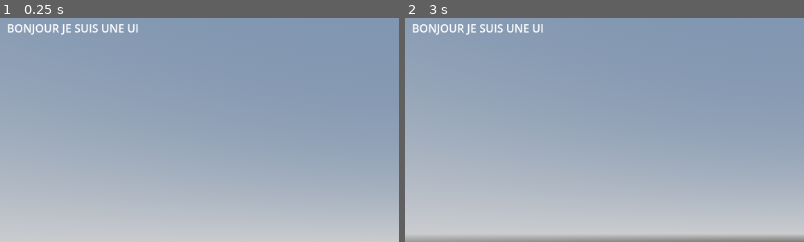
Above: before the commit, frames 1-2 (left to right).
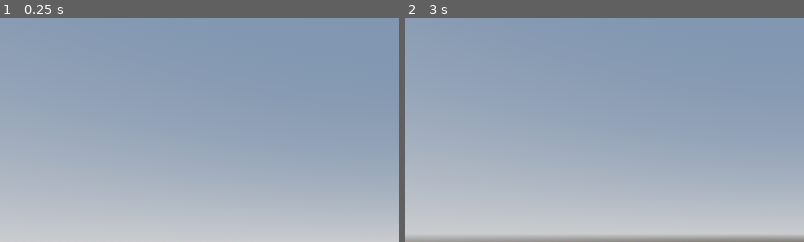
Above: after the commit, the same moments.

Repository: electron35/game-jam-audacieuxses
Game: Godot game, scene res://Scenes/main_scene.tscn
Same seed, same stepped clock (60 frames per second), same inputs: the game is played once before the commit and once after it.
Inputs (mouse positions are % of the whole screen's width and height, from its top left):
- Up to frame 1 (0.25 s): no input
- Up to frame 2 (3 s): tap Enter (ui_accept) at 0.5, 0.77, 1.52, 2, 2.75 s; move the mouse to (55, 50) at 0.52 s; press the mouse at (55, 50) at 0.53 s; hold W (Forward) from 0.53 s (still down); move the mouse to (45, 50) at 1.27 s; release the mouse at (45, 50) at 1.28 s; click (45, 50) at 1.35 s; move the mouse to (52, 48) at 2.02 s; press the mouse at (52, 48) at 2.03 s; move the mouse to (49, 52) at 2.77 s; release the mouse at (49, 52) at 2.78 s; click (49, 52) at 2.85 s
The pictures show only the part of the screen within x 0-50%, y 0-50%; the shares and areas given below are measured in that part.

The runs differ from the first frame. In frame 1, 0.7% of the frame differs, in the area x 2-35%, y 2-8%; in frame 2, 0.7%.
Error before the commit: Parse Error: Preload file "uid://d0xy1i31wmho0" does not exist. (res://Scripts/global.gd:3)

Commit message:
Added Assets

Diff:
--- a/Resources/NPC/LeonMuffle.tres
+++ b/Resources/NPC/LeonMuffle.tres
@@ -1,12 +1,14 @@
 [gd_resource type="Resource" script_class="NPC_Data" load_steps=4 format=3 uid="uid://dnshr6f4nrqjl"]
 
-[ext_resource type="Texture2D" uid="uid://bl2wqc8m1dv1j" path="res://Assets/LEMANSPREADERSAD.png" id="1_5cv6q"]
-[ext_resource type="Script" uid="uid://dhoyjce7t6tul" path="res://Scripts/classes/NPC_Data.gd" id="1_y2h2w"]
-[ext_resource type="Texture2D" uid="uid://cury4jso1pwur" path="res://Assets/LEMANSPREADERHAPPY.png" id="2_o1ayt"]
+[ext_resource type="Texture2D" uid="uid://mgimertwk1be" path="res://Assets/Sprite/Muffle_crying.png" id="1_5cv6q"]
+[ext_resource type="Texture2D" uid="uid://vre36r1calvu" path="res://Assets/Sprite/Muffle_clean.png" id="2_o1ayt"]
+[ext_resource type="Script" uid="uid://dhoyjce7t6tul" path="res://Scripts/classes/npc_data.gd" id="3_j1cbr"]
 
 [resource]
-script = ExtResource("1_y2h2w")
+script = ExtResource("3_j1cbr")
 name = "Léon Muffle"
+strongChoice = "Oh c'est sympa d'être venu avec ta propre poubelle sur roue !"
+strongResponse = "Mais heu! C'est la voiture du futur je te ferais dire"
 UnarmedFace = ExtResource("2_o1ayt")
 HurtedFace = ExtResource("1_5cv6q")
 metadata/_custom_type_script = "uid://dhoyjce7t6tul"
--- /dev/null
+++ b/Resources/NPC/RascalProut.tres
@@ -0,0 +1,12 @@
+[gd_resource type="Resource" script_class="NPC_Data" load_steps=4 format=3 uid="uid://crdvxi0j4y5lr"]
+
+[ext_resource type="Script" uid="uid://dhoyjce7t6tul" path="res://Scripts/classes/npc_data.gd" id="1_k8n0x"]
+[ext_resource type="Texture2D" uid="uid://dhrubv0gfj4xm" path="res://Assets/Sprite/Prout_crying.png" id="1_n7kmv"]
+[ext_resource type="Texture2D" uid="uid://c4c3jea8y5foo" path="res://Assets/Sprite/Prout_clean.png" id="2_tcj3a"]
+
+[resource]
+script = ExtResource("1_k8n0x")
+name = "Rascal Prout"
+UnarmedFace = ExtResource("2_tcj3a")
+HurtedFace = ExtResource("1_n7kmv")
+metadata/_custom_type_script = "uid://dhoyjce7t6tul"
--- /dev/null
+++ b/Resources/dialog_list.tres
@@ -0,0 +1,33 @@
+[gd_resource type="Resource" script_class="DialogList" load_steps=7 format=3 uid="uid://d0xy1i31wmho0"]
+
+[ext_resource type="Script" uid="uid://cwx1i7qfsowx4" path="res://Scripts/classes/dialog_data.gd" id="1_pu1e3"]
+[ext_resource type="Script" uid="uid://tek1yyoln75s" path="res://Scripts/classes/dialog_list.gd" id="1_wblq2"]
+
+[sub_resource type="Resource" id="Resource_11j3o"]
+script = ExtResource("1_pu1e3")
+sentence = "La méritocratie est un mensonge aux services des riches !"
+answer = "Answer1"
+metadata/_custom_type_script = "uid://cwx1i7qfsowx4"
+
+[sub_resource type="Resource" id="Resource_pu1e3"]
+script = ExtResource("1_pu1e3")
+sentence = "C'est cool d'être venus à autant pour la lecture drag, on va bientôt commencer."
+answer = "Answer2"
+metadata/_custom_type_script = "uid://cwx1i7qfsowx4"
+
+[sub_resource type="Resource" id="Resource_fvqmc"]
+script = ExtResource("1_pu1e3")
+sentence = "Bah alors mon grand, c'est ton papa qui a choisit tes pronoms ?"
+answer = "Gné ?"
+metadata/_custom_type_script = "uid://cwx1i7qfsowx4"
+
+[sub_resource type="Resource" id="Resource_qsae8"]
+script = ExtResource("1_pu1e3")
+sentence = "I cast Taxation des dividendes"
+answer = "Tout mais pas ça !!!"
+metadata/_custom_type_script = "uid://cwx1i7qfsowx4"
+
+[resource]
+script = ExtResource("1_wblq2")
+list = Array[ExtResource("1_pu1e3")]([SubResource("Resource_11j3o"), SubResource("Resource_pu1e3"), SubResource("Resource_fvqmc"), SubResource("Resource_qsae8")])
+metadata/_custom_type_script = "uid://tek1yyoln75s"
--- a/Scenes/Entities/Interactible.tscn
+++ b/Scenes/Entities/Interactible.tscn
@@ -1,15 +1,17 @@
 [gd_scene load_steps=3 format=3 uid="uid://dxrip0m06ryj5"]
 
-[sub_resource type="BoxShape3D" id="BoxShape3D_prymr"]
+[ext_resource type="Texture2D" uid="uid://fkl6p7q0bg2c" path="res://Assets/Sprite/Item/BBQ_Viande.png" id="1_ttwp4"]
 
-[sub_resource type="BoxMesh" id="BoxMesh_3mdj1"]
+[sub_resource type="CapsuleShape3D" id="CapsuleShape3D_dmt2u"]
 
 [node name="Interactible" type="StaticBody3D"]
 collision_layer = 3
 collision_mask = 3
 
 [node name="CollisionShape3D" type="CollisionShape3D" parent="."]
-shape = SubResource("BoxShape3D_prymr")
+shape = SubResource("CapsuleShape3D_dmt2u")
 
-[node name="MeshInstance3D" type="MeshInstance3D" parent="."]
-mesh = SubResource("BoxMesh_3mdj1")
+[node name="Sprite3D" type="Sprite3D" parent="."]
+transform = Transform3D(0.09, 0, 0, 0, 0.09, 0, 0, 0, 0.09, 0, 0, 0)
+billboard = 2
+texture = ExtResource("1_ttwp4")
--- a/Scenes/Entities/NPC.tscn
+++ b/Scenes/Entities/NPC.tscn
@@ -2,7 +2,7 @@
 
 [ext_resource type="Script" uid="uid://dv132uidklika" path="res://Scripts/npc.gd" id="1_fo5tq"]
 [ext_resource type="Resource" uid="uid://dnshr6f4nrqjl" path="res://Resources/NPC/LeonMuffle.tres" id="2_xs5w8"]
-[ext_resource type="Texture2D" uid="uid://cury4jso1pwur" path="res://Assets/LEMANSPREADERHAPPY.png" id="3_7fgga"]
+[ext_resource type="Texture2D" uid="uid://vre36r1calvu" path="res://Assets/Sprite/Muffle_clean.png" id="3_4a2w1"]
 [ext_resource type="PackedScene" uid="uid://b8idyvf8u7ym" path="res://Scenes/speech.tscn" id="4_7fgga"]
 
 [sub_resource type="CapsuleShape3D" id="CapsuleShape3D_tdvfm"]
@@ -19,21 +19,25 @@
 data = ExtResource("2_xs5w8")
 
 [node name="CollisionShape3D" type="CollisionShape3D" parent="."]
+transform = Transform3D(1, 0, 0, 0, 1, 0, 0, 0, 1, 0, 1.0910784, 0)
 shape = SubResource("CapsuleShape3D_tdvfm")
 
+[node name="LookAtMe" type="Node3D" parent="CollisionShape3D"]
+transform = Transform3D(1, 0, 0, 0, 1, 0, 0, 0, 1, 0, 0.86817527, 0)
+
 [node name="Sprite3D" type="Sprite3D" parent="."]
-transform = Transform3D(0.36745763, 0, 0, 0, 0.36745763, 0, 0, 0, 1, 0, 0, 0)
+transform = Transform3D(0.07, 0, 0, 0, 0.07, 0, 0, 0, 0.07, 0, 1.0883192, 0)
 billboard = 2
-texture = ExtResource("3_7fgga")
+texture = ExtResource("3_4a2w1")
 
 [node name="Speech" parent="Sprite3D" instance=ExtResource("4_7fgga")]
-transform = Transform3D(2.7214022, 0, 0, 0, 2.7214022, 0, 0, 0, 1, 0, 3.0740104, 0)
-visible = false
+transform = Transform3D(6.821, 0, 0, 0, 6.821, 0, 0, 0, 2.507, 0, 14.414539, 0)
 centered = false
 texture = SubResource("ViewportTexture_7fgga")
 display_text = "default"
 
 [node name="InteractionArea" type="Area3D" parent="."]
+transform = Transform3D(1, 0, 0, 0, 1, 0, 0, 0, 1, 0, 1.079273, 0)
 collision_layer = 4
 collision_mask = 4
 
--- a/Scenes/Entities/player.tscn
+++ b/Scenes/Entities/player.tscn
@@ -34,19 +34,6 @@
 anchor_bottom = 0.053000003
 offset_right = -190.03201
 offset_bottom = -15.344002
-
-[node name="Label" type="Label" parent="Head/Camera3D/UIControl"]
-layout_mode = 1
-anchors_preset = -1
-anchor_left = 0.41300002
-anchor_top = 0.14
-anchor_right = 0.578
-anchor_bottom = 0.17600001
-offset_left = 0.2239685
-offset_top = 0.13999939
-offset_right = 0.14398193
-offset_bottom = -0.22400665
-text = "BONJOUR JE SUIS UNE UI"
 
 [node name="DialogBox" type="Control" parent="Head/Camera3D/UIControl"]
 layout_mode = 1
--- a/Scenes/main_scene.tscn
+++ b/Scenes/main_scene.tscn
@@ -1,8 +1,9 @@
-[gd_scene load_steps=7 format=3 uid="uid://rmv8sxhmdkni"]
+[gd_scene load_steps=8 format=3 uid="uid://rmv8sxhmdkni"]
 
 [ext_resource type="PackedScene" uid="uid://d4a3t8yuyh307" path="res://Scenes/Entities/player.tscn" id="1_52fb6"]
 [ext_resource type="PackedScene" uid="uid://dxrip0m06ryj5" path="res://Scenes/Entities/Interactible.tscn" id="2_6l7je"]
 [ext_resource type="PackedScene" uid="uid://cic1yiqgeesod" path="res://Scenes/Entities/NPC.tscn" id="3_jv6wh"]
+[ext_resource type="Resource" uid="uid://crdvxi0j4y5lr" path="res://Resources/NPC/RascalProut.tres" id="4_x6ack"]
 
 [sub_resource type="ProceduralSkyMaterial" id="ProceduralSkyMaterial_52fb6"]
 sky_horizon_color = Color(0.66224277, 0.6717428, 0.6867428, 1)
@@ -35,7 +36,11 @@
 transform = Transform3D(1, 0, 0, 0, 1, 0, 0, 0, 1, -0.010686159, 0.09287232, -0.12241316)
 
 [node name="Interactible" parent="." instance=ExtResource("2_6l7je")]
-transform = Transform3D(1, 0, 0, 0, 1, 0, 0, 0, 1, -3.1046362, 0.44935143, 2.3146038)
+transform = Transform3D(0.65, 0, 0, 0, 0.65, 0, 0, 0, 0.65, -3.1046362, 0.63148975, 2.3146038)
 
-[node name="Npc" parent="." instance=ExtResource("3_jv6wh")]
-transform = Transform3D(1, 0, 0, 0, 1, 0, 0, 0, 1, -3.5414073, 1.0165153, -0.8919401)
+[node name="LeonMuffle" parent="." instance=ExtResource("3_jv6wh")]
+transform = Transform3D(1, 0, 0, 0, 1, 0, 0, 0, 1, -3.5414073, -0.04277259, -0.8919401)
+
+[node name="RascalProut" parent="." instance=ExtResource("3_jv6wh")]
+transform = Transform3D(1, 0, 0, 0, 1, 0, 0, 0, 1, -2.5333154, 0.009522796, 4.7284555)
+data = ExtResource("4_x6ack")
Binary file added: Assets/Sprite/Item/BBQ_Viande.png
Not shown, added: Assets/Sprite/Item/BBQ_Viande.png.import
Binary file added: Assets/Sprite/Muffle_clean.png
Not shown, added: Assets/Sprite/Muffle_clean.png.import
Binary file added: Assets/Sprite/Muffle_crying.png
Not shown, added: Assets/Sprite/Muffle_crying.png.import
Binary file added: Assets/Sprite/Prout_clean.png
Not shown, added: Assets/Sprite/Prout_clean.png.import
Binary file added: Assets/Sprite/Prout_crying.png
Not shown, added: Assets/Sprite/Prout_crying.png.import
